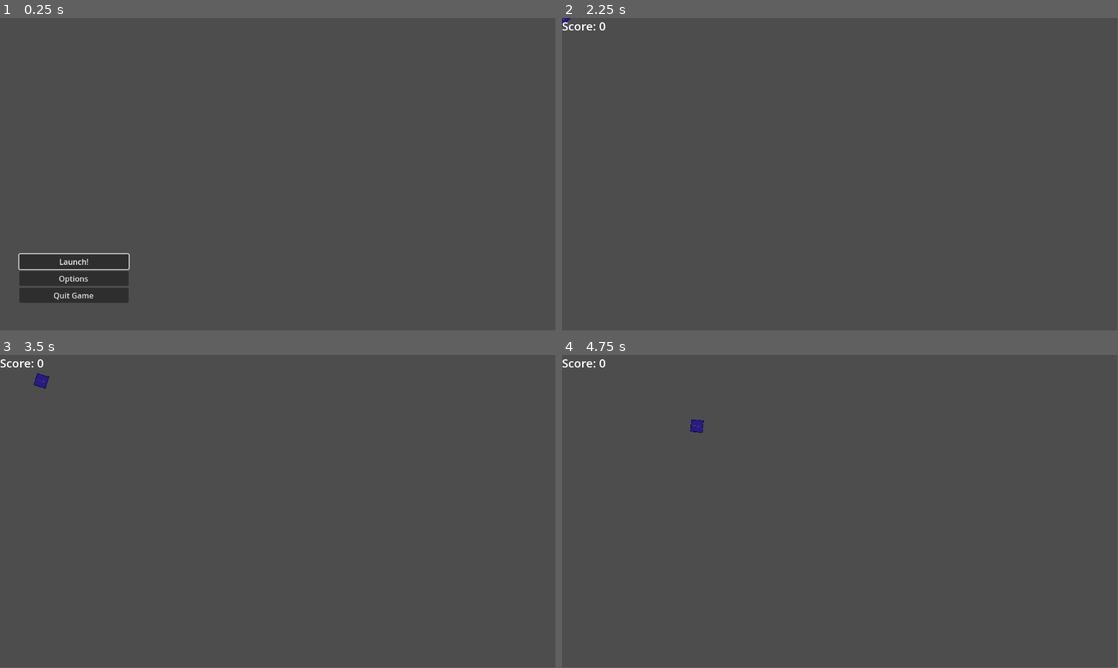
Above: before the commit, frames 1-4 (two rows, left to right).
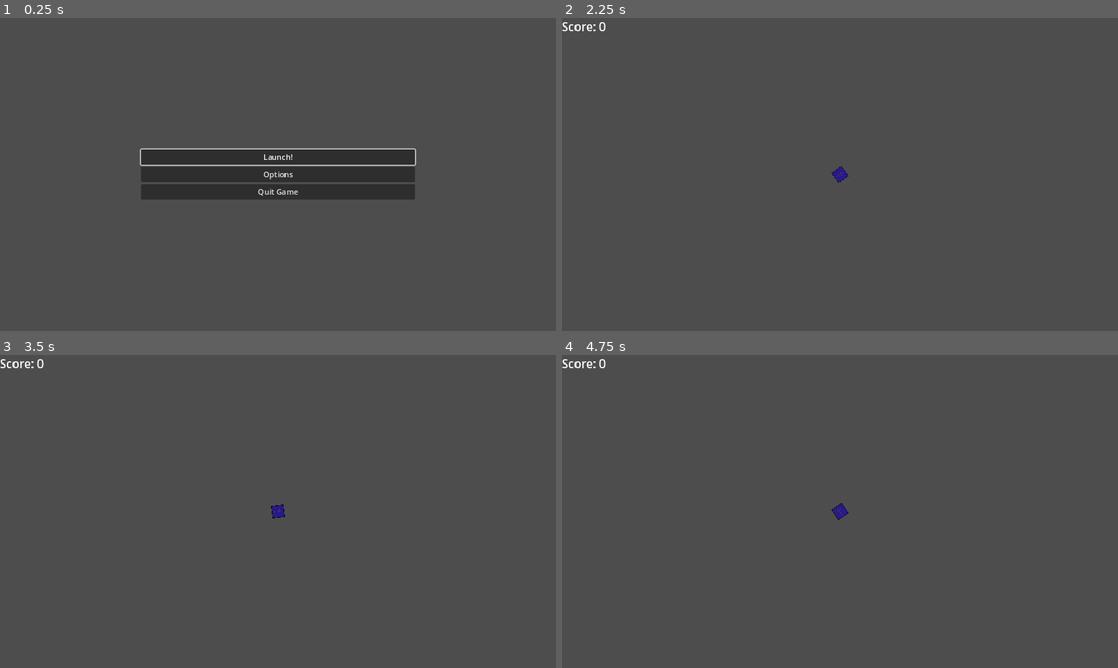
Above: after the commit, the same moments.

Repository: IanuReeves/Dirt-Defenders
Game: Godot game, scene res://scenes/ui/main_menu.tscn
Same seed, same stepped clock (60 frames per second), same inputs: the game is played once before the commit and once after it.
Inputs (mouse positions are in pixels of both pictures, inside the frame that each line leads up to):
- Up to frame 1 (0.25 s): no input
- Up to frame 2 (2.25 s): click "Options" at 0.5 s; click "Back" at 1.25 s; click "Launch!" at 2 s
- Up to frame 3 (3.5 s): tap Enter at 2.75 s; move the mouse to (400, 495) at 2.77 s; press the mouse at (400, 495) at 2.78 s; hold W (forward) from 2.78 s (still down)
- Up to frame 4 (4.75 s): move the mouse to (728, 527) at 3.52 s; release W (forward) at 3.53 s; release the mouse at (728, 527) at 3.53 s; hold S (brake) 3.53-4.28 s; click (728, 527) at 3.6 s; move the mouse to (895, 442) at 4.27 s; press the mouse at (895, 442) at 4.28 s; hold W (forward) from 4.28 s (still down)
In our replay, the window is 799x449 before the commit and 800x450 after it. These sizes can differ from the game's own. Grey fills any space a smaller window leaves; there, only what the larger window draws over its background counts as a difference.

The runs differ from the first frame. In frame 1, 11% of the frame differs, in the area x 3-75%, y 41-91%; in frame 2, 0.2%; in frame 3, 0.3%; in frame 4, 0.3%.

Commit message:
added part system and began part system integration

Diff:
--- a/project.godot
+++ b/project.godot
@@ -14,6 +14,11 @@
 run/main_scene="res://scenes/ui/main_menu.tscn"
 config/features=PackedStringArray("4.3", "Forward Plus")
 config/icon="res://icon.svg"
+
+[display]
+
+window/size/mode=3
+window/stretch/mode="canvas_items"
 
 [input]
 
--- /dev/null
+++ b/resources/coolpart.tres
@@ -0,0 +1,19 @@
+[gd_resource type="Resource" script_class="PlayerStats" load_steps=2 format=3 uid="uid://ddfw7cpppm5de"]
+
+[ext_resource type="Script" path="res://scripts/resources/player_stats_resource.gd" id="1_m3c83"]
+
+[resource]
+script = ExtResource("1_m3c83")
+power = 10.0
+damage = 20.0
+bullet_speed = 900.0
+bullet_amount = 3
+bullet_spread = 10.0
+bullet_lifetime = 10.0
+acceleration = 7.0
+top_speed = 450.0
+brake_strength = 0.75
+max_turbo = 0.0
+rotation_speed = 200.0
+max_hp = 10.0
+defense = 0.0
--- /dev/null
+++ b/resources/weapon.tres
@@ -0,0 +1,18 @@
+[gd_resource type="Resource" script_class="PlayerStats" load_steps=2 format=3 uid="uid://d1bgrf3id5r48"]
+
+[ext_resource type="Script" path="res://scripts/resources/player_stats_resource.gd" id="1_ijnem"]
+
+[resource]
+script = ExtResource("1_ijnem")
+power = 0.0
+damage = 0.0
+bullet_speed = 0.0
+bullet_amount = 0
+bullet_spread = 0.0
+bullet_lifetime = 0.0
+acceleration = 0.0
+top_speed = 0.0
+brake_strength = 0.0
+max_turbo = 0.0
+rotation_speed = 0.0
+defense = 0.0
--- a/scenes/game.tscn
+++ b/scenes/game.tscn
@@ -8,8 +8,6 @@
 script = ExtResource("1_vrqln")
 
 [node name="Player" parent="." instance=ExtResource("1_3wq0y")]
-rotation_speed = 230.0
-brake_strength = 0.8
 
 [node name="Gravity Well" parent="." instance=ExtResource("3_uh7nf")]
 position = Vector2(618, 244)
--- a/scenes/player.tscn
+++ b/scenes/player.tscn
@@ -6,14 +6,16 @@
 [ext_resource type="Script" path="res://scripts/components/healthcomponent.gd" id="4_6bx4a"]
 [ext_resource type="Script" path="res://scripts/weapon.gd" id="5_wg7bi"]
 [ext_resource type="PackedScene" uid="uid://cp82a32j63e0j" path="res://scenes/bullets/bullet.tscn" id="6_gqqmd"]
+[ext_resource type="Script" path="res://scripts/components/parthandler.gd" id="7_xkvgj"]
+[ext_resource type="Script" path="res://scripts/components/hull.gd" id="9_s5o61"]
+[ext_resource type="Resource" uid="uid://ddfw7cpppm5de" path="res://resources/coolpart.tres" id="10_er60a"]
 
 [sub_resource type="CircleShape2D" id="CircleShape2D_rsghh"]
 
 [sub_resource type="CircleShape2D" id="CircleShape2D_yeip2"]
 
-[node name="Player" type="CharacterBody2D" node_paths=PackedStringArray("weapon")]
+[node name="Player" type="CharacterBody2D"]
 script = ExtResource("1_clxn1")
-weapon = NodePath("Weapon")
 
 [node name="CollisionShape2D" type="CollisionShape2D" parent="."]
 shape = SubResource("CircleShape2D_rsghh")
@@ -32,10 +34,24 @@
 
 [node name="HealthComponent" type="Node" parent="."]
 script = ExtResource("4_6bx4a")
-max = 100.0
 
-[node name="Weapon" type="Node2D" parent="."]
+[node name="Camera2D" type="Camera2D" parent="."]
+
+[node name="PartHandler" type="Node2D" parent="." node_paths=PackedStringArray("healthcomponent", "sprite", "primary_weapon", "hull")]
+script = ExtResource("7_xkvgj")
+healthcomponent = NodePath("../HealthComponent")
+sprite = NodePath("../Sprite2D")
+primary_weapon = NodePath("Weapon")
+hull = NodePath("Hull")
+
+[node name="Weapon" type="Node2D" parent="PartHandler"]
 script = ExtResource("5_wg7bi")
 bullet = ExtResource("6_gqqmd")
-damage = 10.0
-target_layer = 2
+
+[node name="Hull" type="Node2D" parent="PartHandler"]
+script = ExtResource("9_s5o61")
+texture = ExtResource("2_2hljg")
+stats = ExtResource("10_er60a")
+
+[connection signal="stats_changed" from="PartHandler" to="." method="_on_part_handler_stats_changed"]
+[connection signal="stats_changed" from="PartHandler" to="HealthComponent" method="_on_part_handler_stats_changed"]
--- a/scenes/ui/main_menu.tscn
+++ b/scenes/ui/main_menu.tscn
@@ -1,9 +1,9 @@
 [gd_scene load_steps=3 format=3 uid="uid://dtfjoatv00vqu"]
 
-[ext_resource type="Script" path="res://scripts/main_menu.gd" id="1_fhh2t"]
+[ext_resource type="Script" path="res://scripts/ui/main_menu.gd" id="1_fhh2t"]
 [ext_resource type="PackedScene" uid="uid://cnw08jg3nei33" path="res://scenes/ui/options_menu.tscn" id="2_rv0w5"]
 
-[node name="main_meu2" type="Control"]
+[node name="main_menu" type="Control"]
 layout_mode = 3
 anchors_preset = 15
 anchor_right = 1.0
@@ -12,32 +12,46 @@
 grow_vertical = 2
 script = ExtResource("1_fhh2t")
 
-[node name="VBoxContainer" type="VBoxContainer" parent="."]
+[node name="options_menu" parent="." instance=ExtResource("2_rv0w5")]
+visible = false
 layout_mode = 1
-offset_left = 40.0
-offset_top = 490.0
-offset_right = 267.0
-offset_bottom = 599.0
 
-[node name="StartButton" type="Button" parent="VBoxContainer"]
+[node name="MarginContainer" type="MarginContainer" parent="."]
+layout_mode = 1
+anchors_preset = 8
+anchor_left = 0.5
+anchor_top = 0.5
+anchor_right = 0.5
+anchor_bottom = 0.5
+offset_left = -304.0
+offset_top = -70.5
+offset_right = 304.0
+offset_bottom = 70.5
+grow_horizontal = 2
+grow_vertical = 2
+theme_override_constants/margin_left = 20
+theme_override_constants/margin_top = 20
+theme_override_constants/margin_right = 20
+theme_override_constants/margin_bottom = 20
+
+[node name="VBoxContainer" type="VBoxContainer" parent="MarginContainer"]
+layout_mode = 2
+
+[node name="StartButton" type="Button" parent="MarginContainer/VBoxContainer"]
 layout_mode = 2
 focus_neighbor_top = NodePath("../QuitButton")
 text = "Launch!"
 
-[node name="OptionsButton" type="Button" parent="VBoxContainer"]
+[node name="OptionsButton" type="Button" parent="MarginContainer/VBoxContainer"]
 layout_mode = 2
 text = "Options"
 
-[node name="QuitButton" type="Button" parent="VBoxContainer"]
+[node name="QuitButton" type="Button" parent="MarginContainer/VBoxContainer"]
 layout_mode = 2
 focus_neighbor_bottom = NodePath("../StartButton")
 text = "Quit Game"
 
-[node name="options_menu" parent="." instance=ExtResource("2_rv0w5")]
-visible = false
-layout_mode = 1
-
-[connection signal="pressed" from="VBoxContainer/StartButton" to="." method="_on_start_button_pressed"]
-[connection signal="pressed" from="VBoxContainer/OptionsButton" to="." method="_on_options_button_pressed"]
-[connection signal="pressed" from="VBoxContainer/QuitButton" to="." method="_on_quit_button_pressed"]
 [connection signal="exit_options_menu" from="options_menu" to="." method="_on_options_menu_exit_options_menu"]
+[connection signal="pressed" from="MarginContainer/VBoxContainer/StartButton" to="." method="_on_start_button_pressed"]
+[connection signal="pressed" from="MarginContainer/VBoxContainer/OptionsButton" to="." method="_on_options_button_pressed"]
+[connection signal="pressed" from="MarginContainer/VBoxContainer/QuitButton" to="." method="_on_quit_button_pressed"]
--- a/scenes/ui/pause_menu.tscn
+++ b/scenes/ui/pause_menu.tscn
@@ -1,6 +1,6 @@
 [gd_scene load_steps=3 format=3 uid="uid://2rdt1g7kquyn"]
 
-[ext_resource type="Script" path="res://scripts/main_menu.gd" id="1_fhh2t"]
+[ext_resource type="Script" path="res://scripts/ui/main_menu.gd" id="1_fhh2t"]
 [ext_resource type="PackedScene" uid="uid://cnw08jg3nei33" path="res://scenes/ui/options_menu.tscn" id="2_rv0w5"]
 
 [node name="main_meu" type="Control"]
--- a/scripts/components/healthcomponent.gd
+++ b/scripts/components/healthcomponent.gd
@@ -1,17 +1,17 @@
 extends Node
 class_name HealthComponent
 
-@export var max:float
+var max:float
 var current:float:
 	set(value):
 		current = clamp(value, 0, max)
-
+signal health_changed(amount:float,component:HealthComponent)
 # Called when the node enters the scene tree for the first time.
 func _ready() -> void:
 	current = max
-
 func damage(amount:float):
 	current -= amount
+	health_changed.emit(amount,self)
 	if current <= 0:
 		if get_parent().has_method("die"):
 			get_parent().die()
@@ -20,3 +20,7 @@
 
 func heal(amount:float):
 	damage(-amount)
+
+
+func _on_part_handler_stats_changed(stats: PlayerStats) -> void:
+	max = stats.max_hp
--- /dev/null
+++ b/scripts/components/hull.gd
@@ -0,0 +1,12 @@
+extends Part
+class_name Hull
+@export var texture:Texture
+signal set_texture(texture:Texture)
+
+# Called when the node enters the scene tree for the first time.
+func _ready() -> void:
+	pass
+
+# Called every frame. 'delta' is the elapsed time since the previous frame.
+func _process(delta: float) -> void:
+	pass
--- /dev/null
+++ b/scripts/components/part.gd
@@ -0,0 +1,7 @@
+extends Node2D
+class_name Part
+@export var stats:PlayerStats
+
+# Called when the node enters the scene tree for the first time.
+func _ready() -> void:
+	pass
--- /dev/null
+++ b/scripts/components/parthandler.gd
@@ -0,0 +1,48 @@
+extends Node2D
+class_name PartHandler
+# the partHandler's purpose is to act as an intermediary between the player and the part system
+
+# init empty statsheet
+var stats:PlayerStats = PlayerStats.new()
+#refs to other (player) components
+@export var healthcomponent:HealthComponent
+@export var sprite:Sprite2D
+@export var primary_weapon:Weapon
+@export var secondary_weapon:Weapon
+@export var hull:Hull
+# signal that stats changed (too lazy to change name to update_stats bc the names are very similar)
+signal stats_changed(stats:PlayerStats)
+# on ready configure sprite and HP if they exist
+func _ready() -> void:
+	if healthcomponent:
+		healthcomponent.max = fetch_stats().max_hp
+		healthcomponent.current = healthcomponent.max
+	if hull:
+		sprite.texture = hull.texture
+# fetch current player velocity
+func get_velocity() -> Vector2:
+	return get_parent().velocity
+# aggregate stats from child parts
+func fetch_stats() -> PlayerStats:
+	# init empty statsheet
+	var value = PlayerStats.new()
+	# for each part (child) that has stats
+	for node in get_children():
+		if node is Part and node.stats:
+			# sum/add each common stat to empty statsheet if they are numbers (int, float)
+			for property in node.stats.get_property_list():
+				if property.usage & PROPERTY_USAGE_SCRIPT_VARIABLE\
+				and typeof(value[property.name]) & (TYPE_INT|TYPE_FLOAT)\
+				and typeof(value[property.name]) & (TYPE_INT|TYPE_FLOAT):
+					value[property.name] += node.stats[property.name]
+	# return the total stats
+	return value
+
+func _process(delta: float) -> void:
+	stats = fetch_stats()
+	stats_changed.emit(stats)
+	if hull:
+		sprite.texture = hull.texture
+# fire primary weapon
+func fire_primary():
+	primary_weapon.fire(get_velocity(),stats.damage,stats.bullet_speed,stats.bullet_amount,stats.bullet_spread)
--- a/scripts/player.gd
+++ b/scripts/player.gd
@@ -1,26 +1,13 @@
 extends CharacterBody2D
 class_name Player
 
-#weapon stats
-@export var weapon: Weapon
-@export var power:float
-@export var attack:float
-@export var bullet_speed:float
-@export var bullet_spread:float
-#movement stats
-@export var acceleration: float = 7.0
-@export var top_speed:float = 400
-@export var brake_strength:float = .25
-@export var max_turbo:float
-@export var rotation_speed:float = 200
-#other stats
-@export var defense:float
-
-
+var current_stats:PlayerStats = PlayerStats.new()
 # Called when the node enters the scene tree for the first time.
 func _ready() -> void:
-	pass # Replace with function body.
+	pass
 
+func _on_part_handler_stats_changed(stats: PlayerStats) -> void:
+	current_stats = stats
 func rotate_to_mouse() -> void:
 	#smooth rotation stol--ADAPTED from reddit
 	# get vector from mouse to ship
@@ -29,7 +16,7 @@
 	var angle = v.angle()
 	var r = global_rotation
 	# get rotation allowed this frame
-	var angle_delta = deg_to_rad(rotation_speed) * get_physics_process_delta_time()
+	var angle_delta = deg_to_rad(current_stats.rotation_speed) * get_physics_process_delta_time()
 	# get complete rotation to ship
 	angle = lerp_angle(r, angle, 0.3)
 	# limit that rotation to what is allowed this frame
@@ -40,13 +27,13 @@
 func movement_input() -> void:
 	if Input.is_action_pressed("forward"):
 		# accelerate
-		velocity += transform.x * acceleration
+		velocity += transform.x * current_stats.acceleration
 
 	if Input.is_action_pressed("brake"):
 		# subtract a fraction of base acceleration from current velocity
-		var brake_mod = velocity.normalized()*Vector2(acceleration*brake_strength,acceleration*brake_strength)
+		var brake_mod = velocity.normalized()*Vector2(current_stats.acceleration*current_stats.brake_strength,current_stats.acceleration*current_stats.brake_strength)
 		velocity -= brake_mod
-	velocity = velocity.clampf(-top_speed,top_speed)
+	velocity = velocity.clampf(-current_stats.top_speed,current_stats.top_speed)
 
 func _physics_process(delta: float) -> void:
 	rotate_to_mouse()
@@ -55,4 +42,4 @@
 
 func _input(event: InputEvent) -> void:
 	if event.is_action_pressed("fire"):
-		weapon.fire(velocity)
+		$PartHandler.fire_primary()
--- a/scripts/projectile.gd
+++ b/scripts/projectile.gd
@@ -1,6 +1,6 @@
 extends Area2D
 class_name Projectile
-@export var SPEED:float = 500
+@export var SPEED:float
 @export var LIFETIME:float = 10
 @export var damage:float
 var time:float = 0
--- /dev/null
+++ b/scripts/resources/player_stats_resource.gd
@@ -0,0 +1,18 @@
+extends Resource
+class_name PlayerStats
+#weapon stats
+@export var power:float
+@export var damage:float
+@export var bullet_speed:float
+@export var bullet_amount:int
+@export var bullet_spread:float
+@export var bullet_lifetime:float
+#movement stats
+@export var acceleration: float
+@export var top_speed:float
+@export var brake_strength:float
+@export var max_turbo:float
+@export var rotation_speed:float
+#other
+@export var max_hp:float
+@export var defense:float
--- a/scripts/main_menu.gd
+++ b/scripts/ui/main_menu.gd
@@ -2,12 +2,12 @@
 class_name MainMenu
 
 # Variables for buttons and menus for signals
-@onready var start_button: Button = $VBoxContainer/StartButton
-@onready var options_button: Button = $VBoxContainer/OptionsButton
-@onready var quit_button: Button = $VBoxContainer/QuitButton
+@onready var start_button: Button = $MarginContainer/VBoxContainer/StartButton
+@onready var options_button: Button = $MarginContainer/VBoxContainer/OptionsButton
+@onready var quit_button: Button = $MarginContainer/VBoxContainer/QuitButton
 
 @onready var options_menu: OptionsMenu = $options_menu
-@onready var v_box_container: VBoxContainer = $VBoxContainer
+@onready var v_box_container: VBoxContainer = $MarginContainer/VBoxContainer
 # Pre-lods game for optimization (tie shit)
 @onready var start_level: PackedScene = preload("res://scenes/main.tscn")
 
@@ -19,7 +19,7 @@
 # Self-expanatory function; grabs focus for arrow key emulation
 func _ready() -> void:
 	handle_connecting_signals()
-	$VBoxContainer/StartButton.grab_focus()
+	$MarginContainer/VBoxContainer/StartButton.grab_focus()
 
 
 # Loads the preloaded gameply when start button pressed
--- a/scripts/weapon.gd
+++ b/scripts/weapon.gd
@@ -1,17 +1,17 @@
-extends Node2D
+extends Part
 class_name Weapon
 
 @export var bullet:PackedScene
-@export var damage:float
 @export var target_layer:int
-@export var bullet_amount:int
-@export var bullet_spread:float
 #fire bullet out of weapon
-func fire(speedmod:Vector2):
-	var b = bullet.instantiate()
-	b.set_collision_mask_value(target_layer,true)
-	b.damage = damage
-	b.position = global_position
-	b.rotation = global_rotation
-	b.SPEED += speedmod.length()
-	get_tree().root.add_child(b)
+func fire(speedmod:Vector2,damage:float,bullet_speed:float,bullet_amount:int = 1,bullet_spread:float = 0):
+	# for number of bullets
+	for i in range(0,bullet_amount):
+		# create a bullet and modify it's stats based on input
+		var b = bullet.instantiate()
+		b.set_collision_mask_value(target_layer,true)
+		b.damage = damage
+		b.position = global_position
+		b.rotation = global_rotation + deg_to_rad(randf_range(-bullet_spread/2,bullet_spread/2))
+		b.SPEED = bullet_speed + speedmod.length()
+		get_tree().root.add_child(b)
Not shown: 1 places in scenes/player.tscn that only renumber resources
